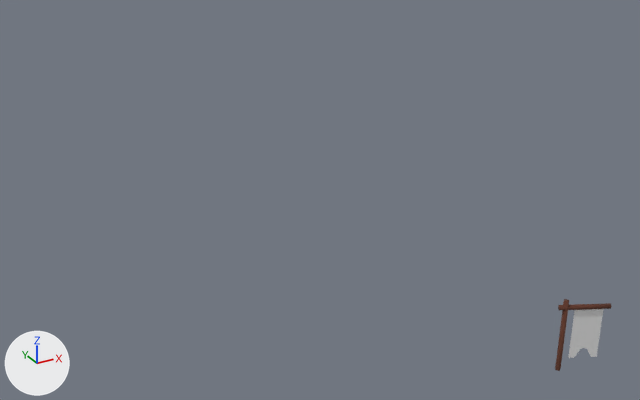
What one commit did to the FBX model Assets/Prefabs/PrefabsBuildings/Wall&Flag/flag.fbx.
One viewpoint serves both versions: a camera (50 mm lens) standing at (-8.74, -16.92, 10.24) and looking at (0.2, -0.65, 2.11). Arrows for +X, +Y and +Z are at lower left; the lights stay in place.

Script lines for the objects in view, before the commit:
```python
me_plane_002 = bpy.data.meshes.new('Plane.002')
me_plane_002.from_pydata(...)  # 116 vertices, 37 faces; spans x -3.39..-2.43, y 6.08..6.61, z 0.05..1.62
# faces by material slot: [2, 35]
me_plane_002.materials.append(mat_flag_001)  # white #e7e7e7
me_plane_002.materials.append(mat_bark_001)  # brown #603728
ob_plane = bpy.data.objects.new('Plane', me_plane_002)
ob_plane.location = (0.0, 0.0, 0.0)
ob_plane.rotation_euler = (0.0, 0.0, -3.142)  # degrees (0, 0, -180)
```
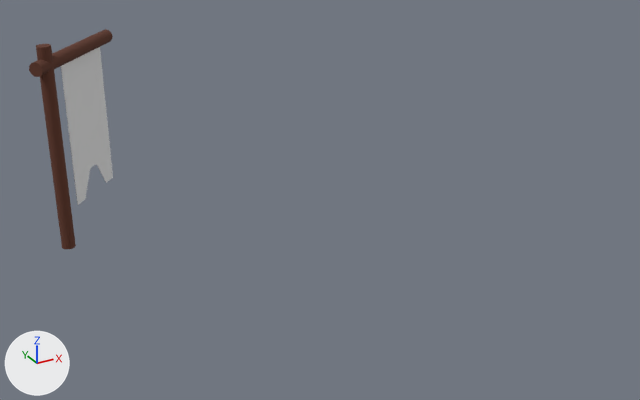
What differs and where, as boxes [x1, y1, x2, y2] in the pictures (640 x 400 px; the box of a moved part takes in the faces that stretch with it):
'Plane', reshaped, moved, turned
    before: [555, 299, 611, 371]
    after: [29, 29, 113, 249]
part 1 of me_plane_002, moved or reshaped
    before: [555, 299, 569, 371]
    after: [36, 44, 76, 249]
part 2 of me_plane_002, added (brown)
    after: [29, 29, 113, 77]
part 3 of me_plane_002, moved or reshaped (not visible before)
    after: [61, 68, 106, 204]
part 4 of me_plane_002, moved or reshaped
    before: [569, 309, 604, 358]
    after: [61, 47, 113, 205]
part 5 of me_plane_002, deleted
    before: [558, 303, 611, 310]

Diff of the bpy script that builds the scene:
```diff
--- a/Assets/Prefabs/PrefabsBuildings/Wall&Flag/flag.fbx.py
+++ b/Assets/Prefabs/PrefabsBuildings/Wall&Flag/flag.fbx.py
@@ me_plane_002 @@
 me_plane_002.from_pydata(...)  # 116 vertices, 37 faces; spans x -3.39..-2.43, y 6.08..6.61, z 0.05..1.62
 # used by ob_plane; location = (0.0, 0.0, 0.0); rotation_euler = (0.0, 0.0, -3.142), in degrees (0, 0, -180)
+# me_plane_002 part 1: the loose piece of 32 vertices spanning x -2.62..-2.51, y 6.13..6.24, z 0.05..1.62 is multiplied about its middle by the matrix ((-1.35, -2.857, 0.0), (3.119, -1.474, 0.0), (0.0, 0.0, 3.388)), then moved by (1.57, -15.18, 1.79)
+# me_plane_002 part 2: a new loose piece, a 16-sided cylinder along y spanning x -1.18..-0.82, y -12.09..-8.56, z 4.64..4.99, in mat_bark_001 (brown #603728)
+# me_plane_002 part 3: the loose piece of 26 vertices spanning x -3.25..-2.73, y 6.26..6.5, z 0.32..1.46 is scaled about its middle by (0, -8.22, 3.45), then moved by (1.99, -17.03, 1.96)
+# me_plane_002 part 4: the loose piece of 26 vertices spanning x -3.25..-2.73, y 6.26..6.51, z 0.32..1.46 is scaled about its middle by (0, -8.22, 3.45), then moved by (1.98, -17.03, 1.96)
+# me_plane_002 part 5: the loose piece of 32 vertices spanning x -3.39..-2.43, y 6.08..6.61, z 1.42..1.52 is deleted
 me_plane_002.materials.append(mat_flag_001)
@@ ob_plane @@
 ob_plane = bpy.data.objects.new('Plane', me_plane_002)
-ob_plane.location = (0.0, 0.0, 0.0)
-ob_plane.rotation_euler = (0.0, 0.0, -3.142)  # degrees (0, 0, -180)
+ob_plane.location = (-11.43, -1.41, -0.14)
+ob_plane.rotation_euler = (0.0, 0.0, 2.378)  # degrees (0, 0, 136)
```
